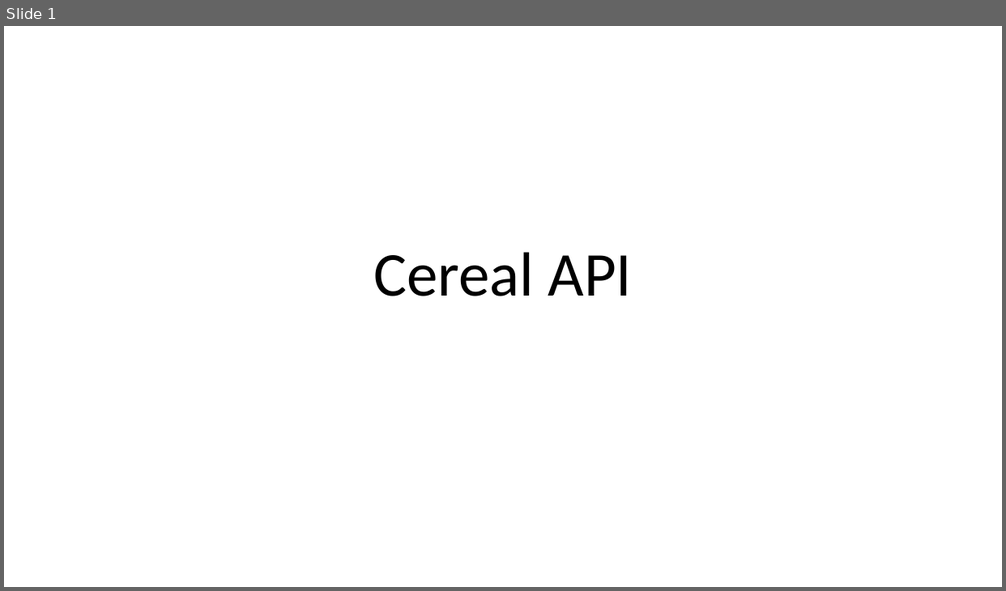
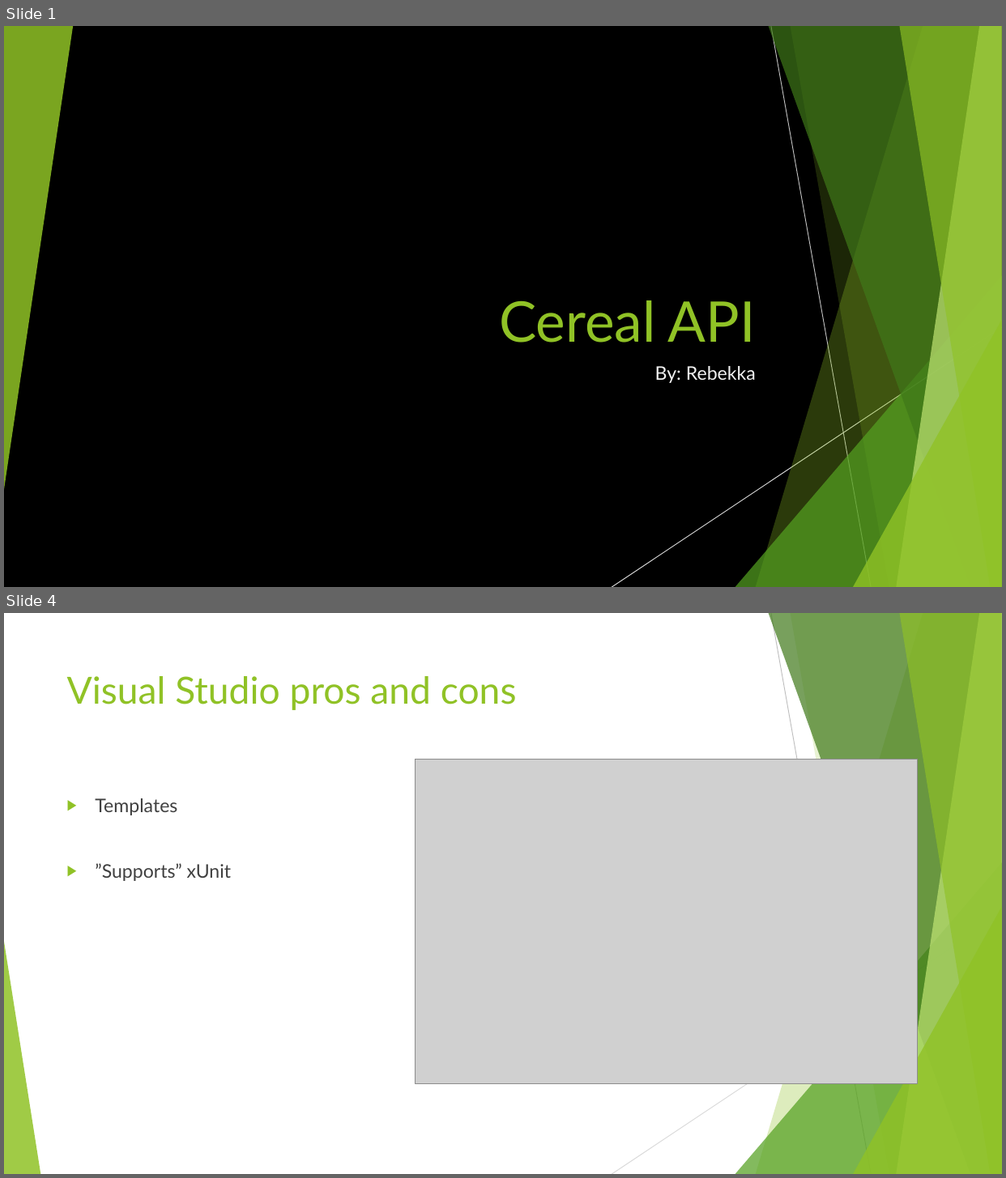
Before and after one commit to Exopi-Talent-Academy/Cereal_API_Rebekka, a slide deck: Cereal API Presentation.pptx. Shown one above the other, each under a label of ours: slide 1 before the commit, slides 1 and 4 after it; the slides between them are not shown. The pictures are 1006x591 and 1006x1178 pixels, drawn with LibreOffice and Linux fonts; fonts in the diff are those of the drawing; grey boxes stand for pictures. Boxes give left, top, right and bottom in pixels: in the first picture for what was removed or moved away, otherwise in the second. Text is boxed around its words. In the diff, an @@ line names an element or a change of style, - is before the commit and + after.

```diff
--- a/Cereal API Presentation.pptx
+++ b/Cereal API Presentation.pptx
@@ slide 4 added at [4,613,1002,1174], background #FFFFFF; not listed: 9 template elements that a slide beside it also shows @@
@@ title added at [67,676,517,710], 36 pt, text #90C226 @@
+Visual Studio pros and cons
@@ picture added at [415,760,918,1084] @@
@@ text added at [95,798,232,881], 18 pt, text #404040 @@
+▶ Templates
+▶ ”Supports” xUnit
@@ triangle added at [4,942,40,1174], fill #90C226 at 85% opacity @@
@@ slide 1 changed as well @@
@@ background #FFFFFF to #000000 @@
@@ group added at [4,26,1002,587]: 5 freeform shapes, 3 triangles, 2 lines @@
@@ title "Cereal API": place and size @@
-title "Cereal API" at [373,252,633,297]
+title "Cereal API" at [499,301,756,343]
@@ title "Cereal API" at [499,301,756,343]: size 60 to 54 pt, font Calibri to Lato, text colour #000000 to #90C226; alignment centre to right; line spacing 0.9 to 1 @@
@@ subtitle added at [655,366,756,383], 18 pt, text #F2F2F2 @@
+By: Rebekka
```
Also in this commit, not shown: 1 other slide changed, 12 other slides added.
